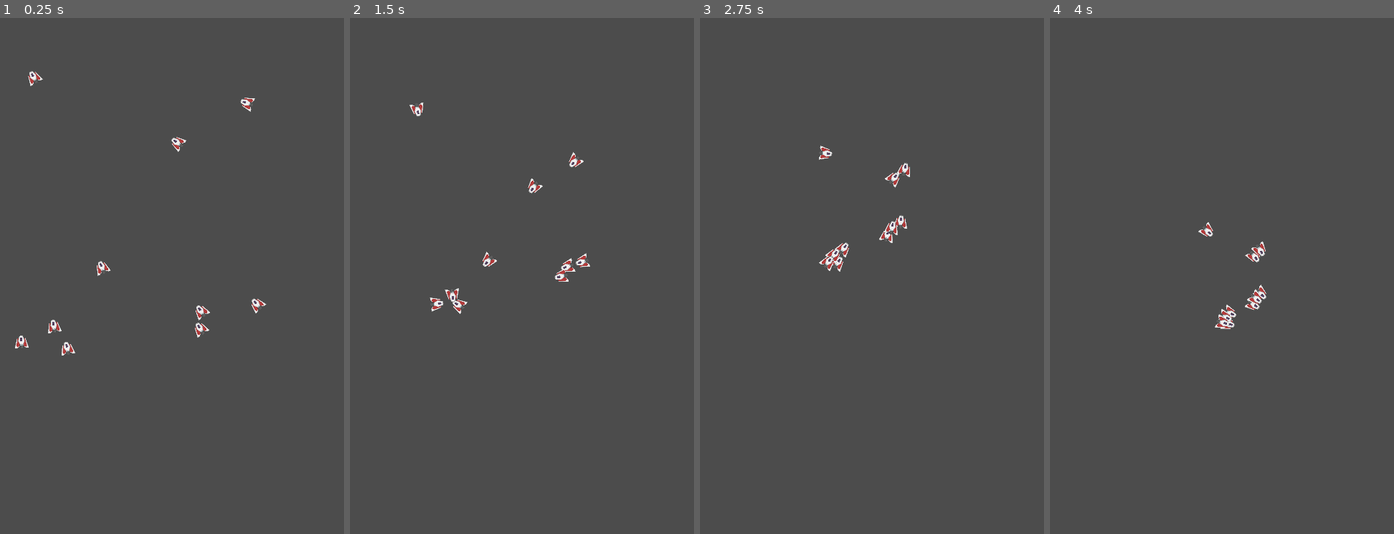
Above: before the commit, frames 1-4 (left to right).
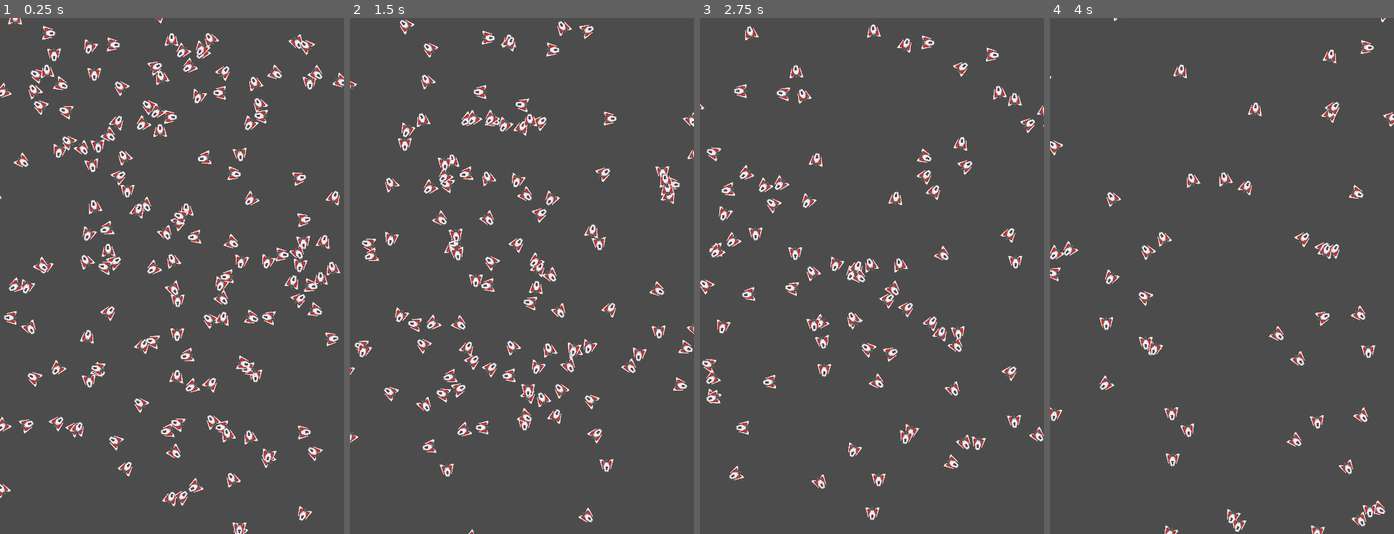
Above: after the commit, the same moments.

Repository: TheHandsomeCoder/GodotBoids
Game: Godot game, scene res://src/main/Main.tscn
Two runs of this game, one before a commit and one after it. Both use one fixed random seed, a clock stepped at 60 frames per second and the inputs below.
Inputs (mouse positions are in pixels of both pictures, inside the frame that each line leads up to):
- Up to frame 1 (0.25 s): no input
- Up to frame 2 (1.5 s): move the mouse to (597, 250) at 0.52 s; move the mouse to (453, 301) at 1.27 s
- Up to frame 3 (2.75 s): move the mouse to (906, 162) at 2.02 s
- Up to frame 4 (4 s): move the mouse to (1204, 379) at 2.77 s; move the mouse to (1325, 353) at 3.52 s

The runs differ from the first frame. In frame 1, 9.1% of the frame differs, in the area x 0-100%, y 0-100%; in frame 2, 6.8%; in frame 3, 5.4%; in frame 4, 3.3%.

Commit message:
Boids now move straight

Diff:
--- a/godot/src/src/boid/Boid.gd
+++ b/godot/src/src/boid/Boid.gd
@@ -1,23 +1,27 @@
 extends KinematicBody2D
-var random = RandomNumberGenerator.new()
 var _speed = 100
+var _turn_speed = 100
 var _target = Vector2()
 var _velocity = Vector2()
 # Called when the node enters the scene tree for the first time.
 func _ready():
-	random.randomize()
+	randomize()
 	var _screen_size = get_viewport_rect().size
-	var x = random.randf_range(10, _screen_size.x - 10)
-	var y = random.randf_range(10, _screen_size.y - 10)
+	var x = rand_range(10, _screen_size.x - 10)
+	var y = rand_range(10, _screen_size.y - 10)
+	rotation += rand_range(-PI, PI)
 	position = Vector2(x, y)
-	_velocity = position
+	_velocity = Vector2.ZERO
 
 func _process(delta: float) -> void:
-	_target = get_global_mouse_position()
-	if position.distance_to(_target) > 10:
-		look_at(get_global_mouse_position())
-		_velocity = (_target - position).normalized() * _speed
-	else:
-		_velocity = Vector2()
-	pass
+
+#	_target = get_global_mouse_position()
+#	if position.distance_to(_target) > 10:
+#		look_at(get_global_mouse_position())
+#		_velocity = (_target - position).normalized() * _speed
+#	else:
+#		_velocity = Vector2()
+#	pass
+#	position += _velocity * delta
+	_velocity = Vector2(_speed, 0).rotated(rotation)
 	position += _velocity * delta
--- a/godot/src/src/boid/Boid.tscn
+++ b/godot/src/src/boid/Boid.tscn
@@ -4,14 +4,13 @@
 [ext_resource path="res://src/boid/Boid.gd" type="Script" id=2]
 
 [sub_resource type="CircleShape2D" id=1]
-radius = 97.231
+radius = 99.1093
 
 [node name="Boid" type="KinematicBody2D"]
 scale = Vector2( 0.1, 0.1 )
 script = ExtResource( 2 )
 
 [node name="CollisionShape2D" type="CollisionShape2D" parent="."]
-visible = false
 shape = SubResource( 1 )
 
 [node name="Sprite" type="Sprite" parent="."]
--- a/godot/src/src/main/Main.gd
+++ b/godot/src/src/main/Main.gd
@@ -4,5 +4,5 @@
 
 # Called when the node enters the scene tree for the first time.
 func _ready() -> void:
-	for n in range(10):
+	for n in range(150):
 		self.add_child(Boid.instance())
